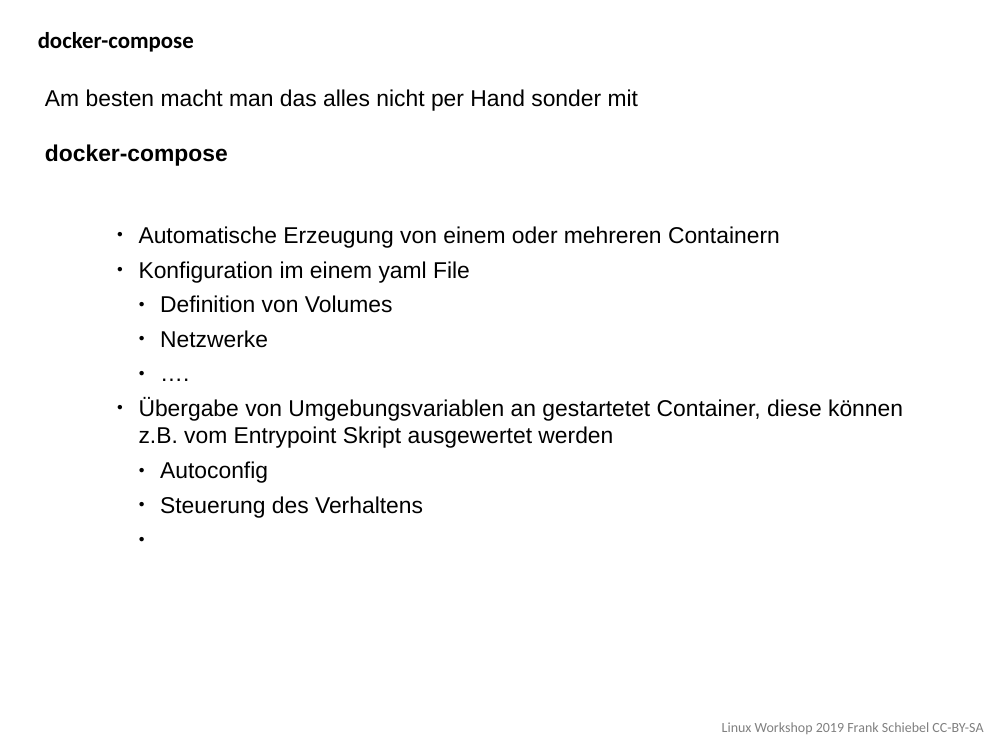
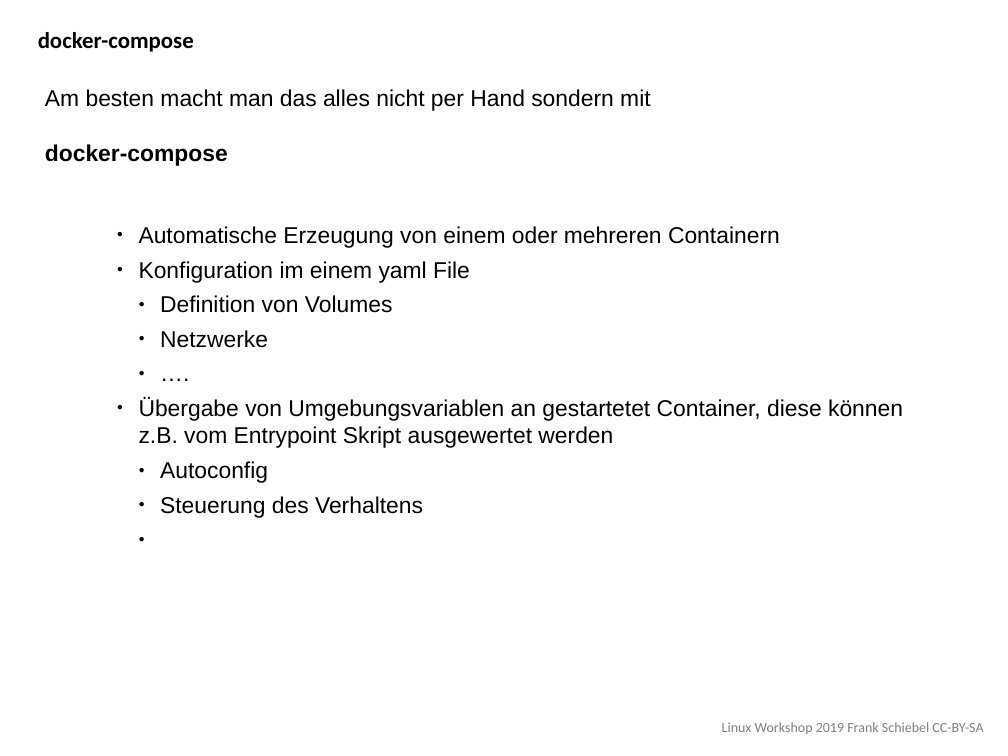
Before and after one commit to ironiemix/lfb-linuxworkshop2019, a slide deck: slide 11 of docker/slides/linux_workshop_docker.odp. Drawn at 1008x756 pixels with LibreOffice and Linux fonts; fonts in the diff are those of the drawing. Boxes give left, top, right and bottom in pixels: in the first picture for what was removed or moved away, otherwise in the second. Text is boxed around its words. In the diff, an @@ line names an element or a change of style, - is before the commit and + after.

```diff
--- a/docker/slides/linux_workshop_docker.odp
+++ b/docker/slides/linux_workshop_docker.odp
@@ text at (x1=45, y1=89, x2=650, y2=111): text changed @@
-Am besten macht man das alles nicht per Hand sonder mit
+Am besten macht man das alles nicht per Hand sondern mit
```
Also in this commit, not shown: 1 other slide changed, 3 other files.
